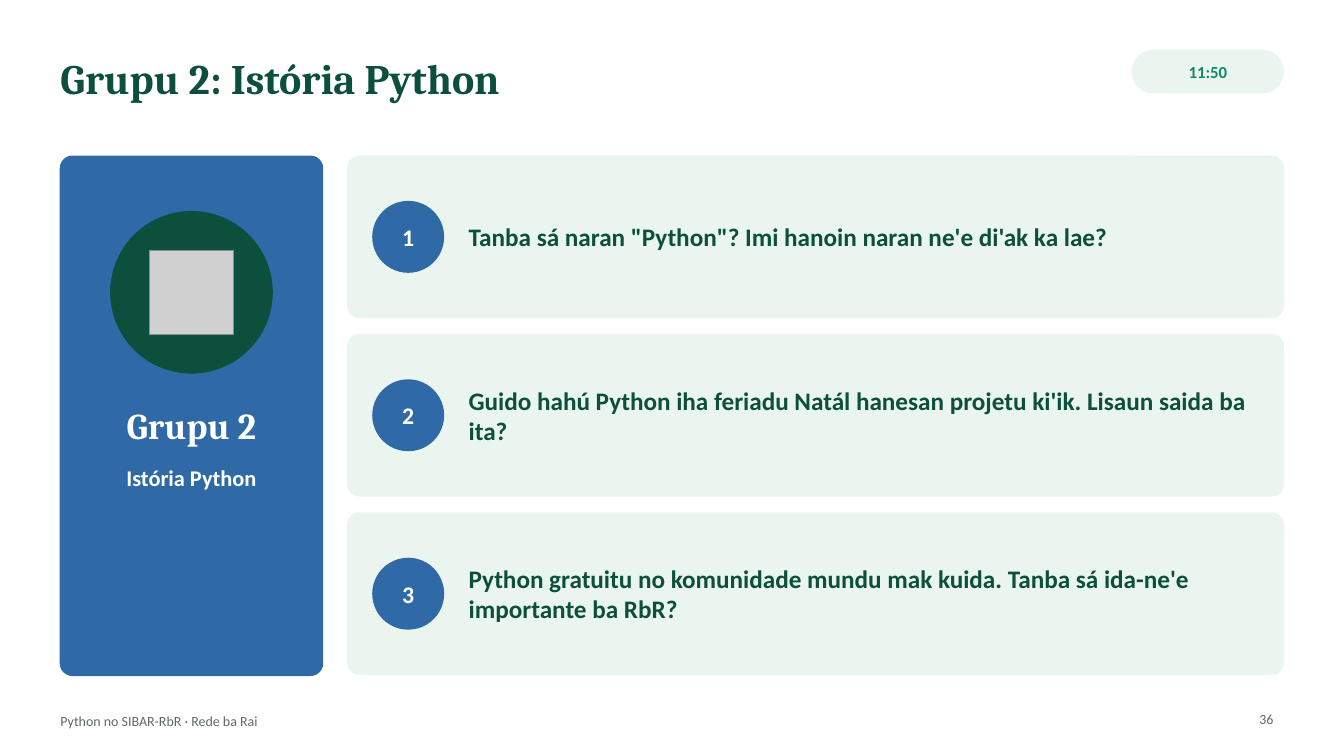
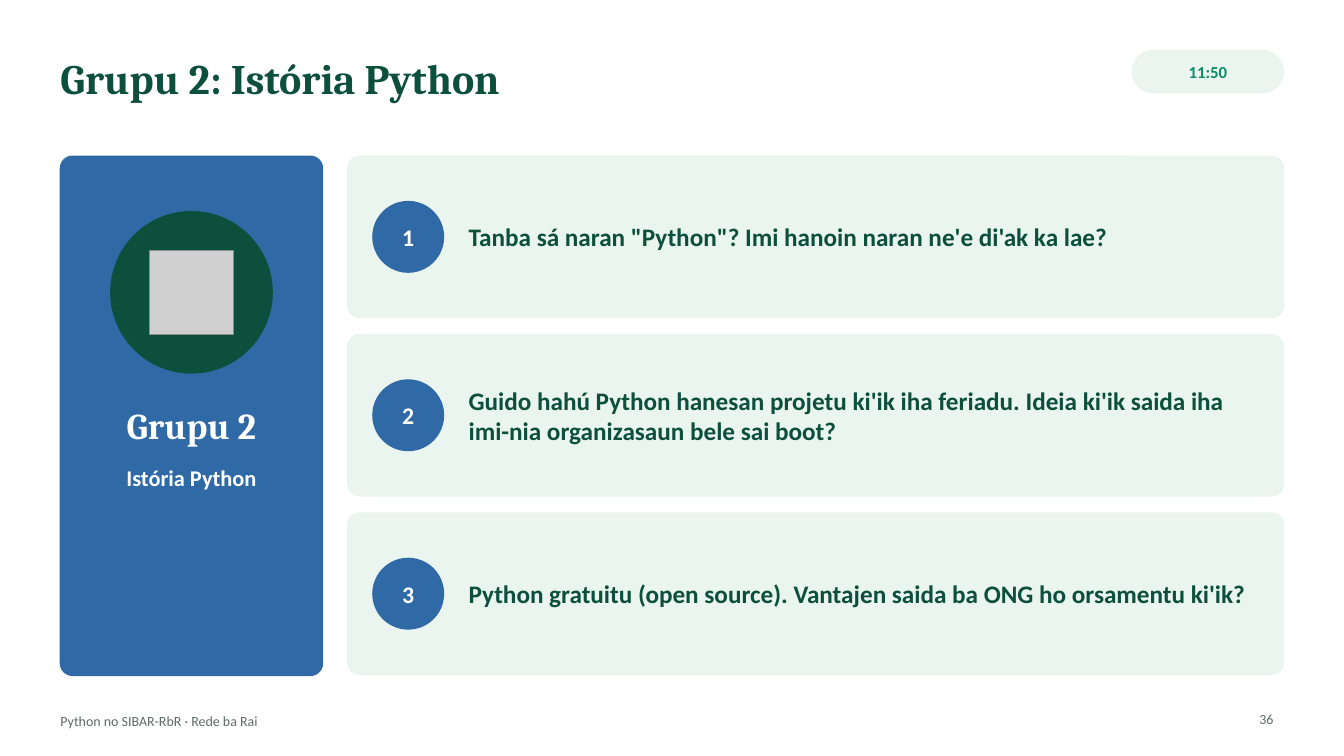
Before and after one commit to Odoly23/SMKRE, a slide deck: slide 36 of docs/formasaun/RbR_Sesaun_Python_SIBAR-RbR.pptx. Drawn at 1344x756 pixels with LibreOffice and Linux fonts; fonts in the diff are those of the drawing; grey boxes stand for pictures. Boxes give left, top, right and bottom in pixels: in the first picture for what was removed or moved away, otherwise in the second. Text is boxed around its words. In the diff, an @@ line names an element or a change of style, - is before the commit and + after.

```diff
--- a/docs/formasaun/RbR_Sesaun_Python_SIBAR-RbR.pptx
+++ b/docs/formasaun/RbR_Sesaun_Python_SIBAR-RbR.pptx
@@ text at (469,392,1223,445): text changed @@
-Guido hahú Python iha feriadu Natál hanesan projetu ki'ik. Lisaun saida ba ita?
+Guido hahú Python hanesan projetu ki'ik iha feriadu. Ideia ki'ik saida iha imi-nia organizasaun bele sai boot?
@@ text at (469,584,1245,608): text changed @@
-Python gratuitu no komunidade mundu mak kuida. Tanba sá ida-ne'e importante ba RbR?
+Python gratuitu (open source). Vantajen saida ba ONG ho orsamentu ki'ik?
```
Also in this commit, not shown: 6 other slides changed, 1 other file.
